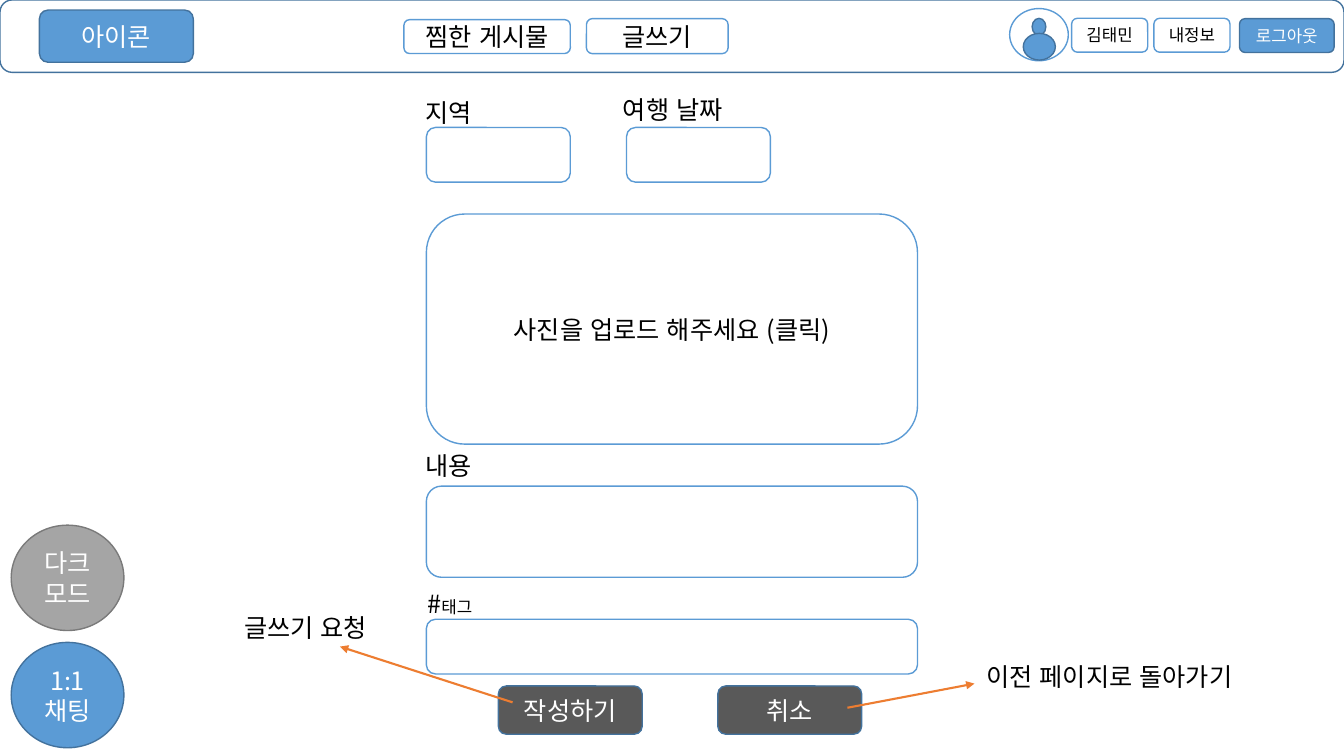
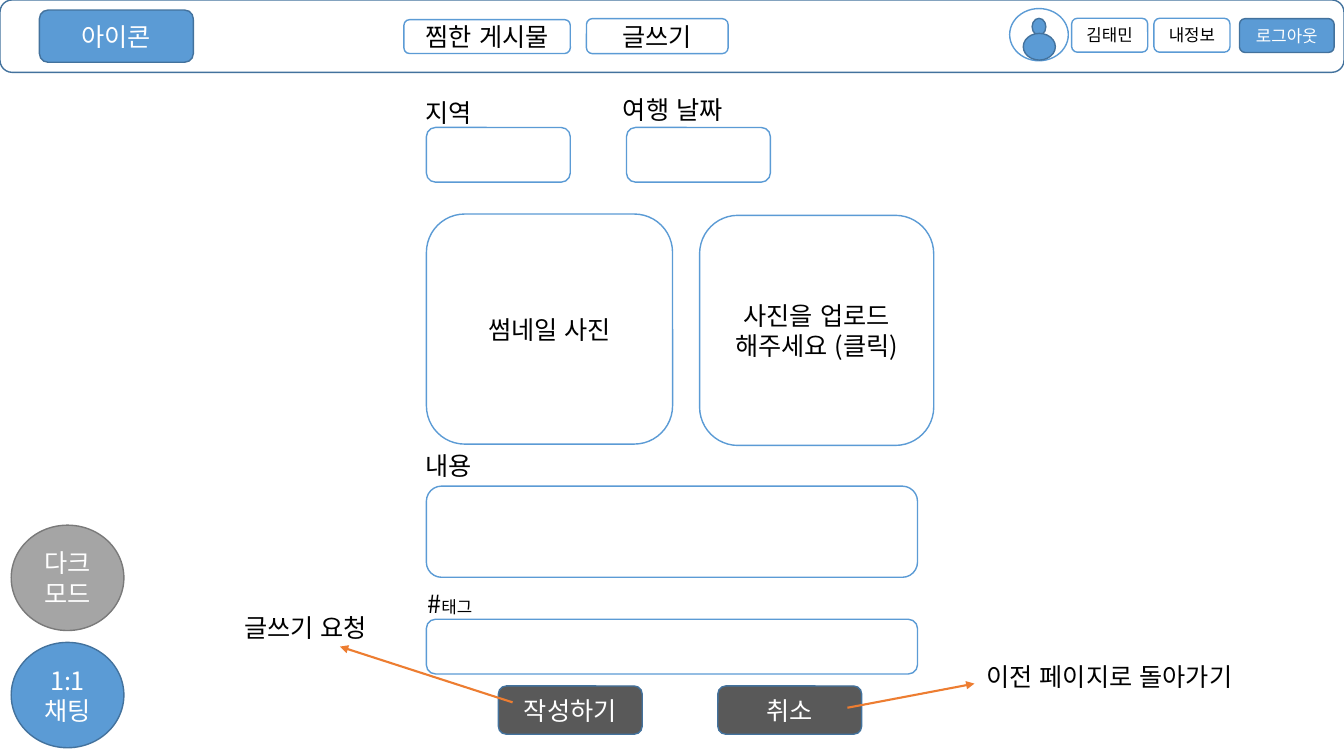
Before and after one commit to ghktjr960/TripDiary, a slide deck: slide 9 of 김태민/김태민/프로젝트 UI.pptx. Drawn at 1344x756 pixels with LibreOffice and Linux fonts; fonts in the diff are those of the drawing. Boxes give left, top, right and bottom in pixels: in the first picture for what was removed or moved away, otherwise in the second. Text is boxed around its words. In the diff, an @@ line names an element or a change of style, - is before the commit and + after.

```diff
--- a/김태민/김태민/프로젝트 UI.pptx
+++ b/김태민/김태민/프로젝트 UI.pptx
@@ rounded rectangle added at <box>426,214,673,444</box>, fill #FFFFFF, outline #5B9BD5 1 pt, 18 pt, text #000000 @@
+썸네일 사진
@@ rounded rectangle "사진을 업로드 해주세요 (클릭)": place and size @@
-rounded rectangle "사진을 업로드 해주세요 (클릭)" at <box>426,214,918,444</box>
+rounded rectangle "사진을 업로드 해주세요 (클릭)" at <box>700,216,934,446</box>
```
Also in this commit, not shown: 4 other slides changed, 1 slide added, 1 other file.
